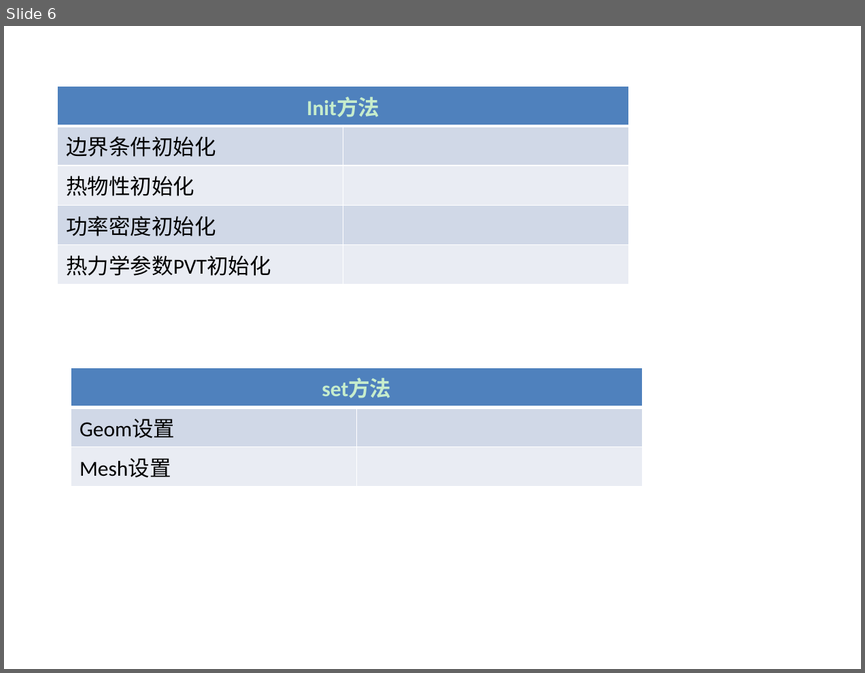
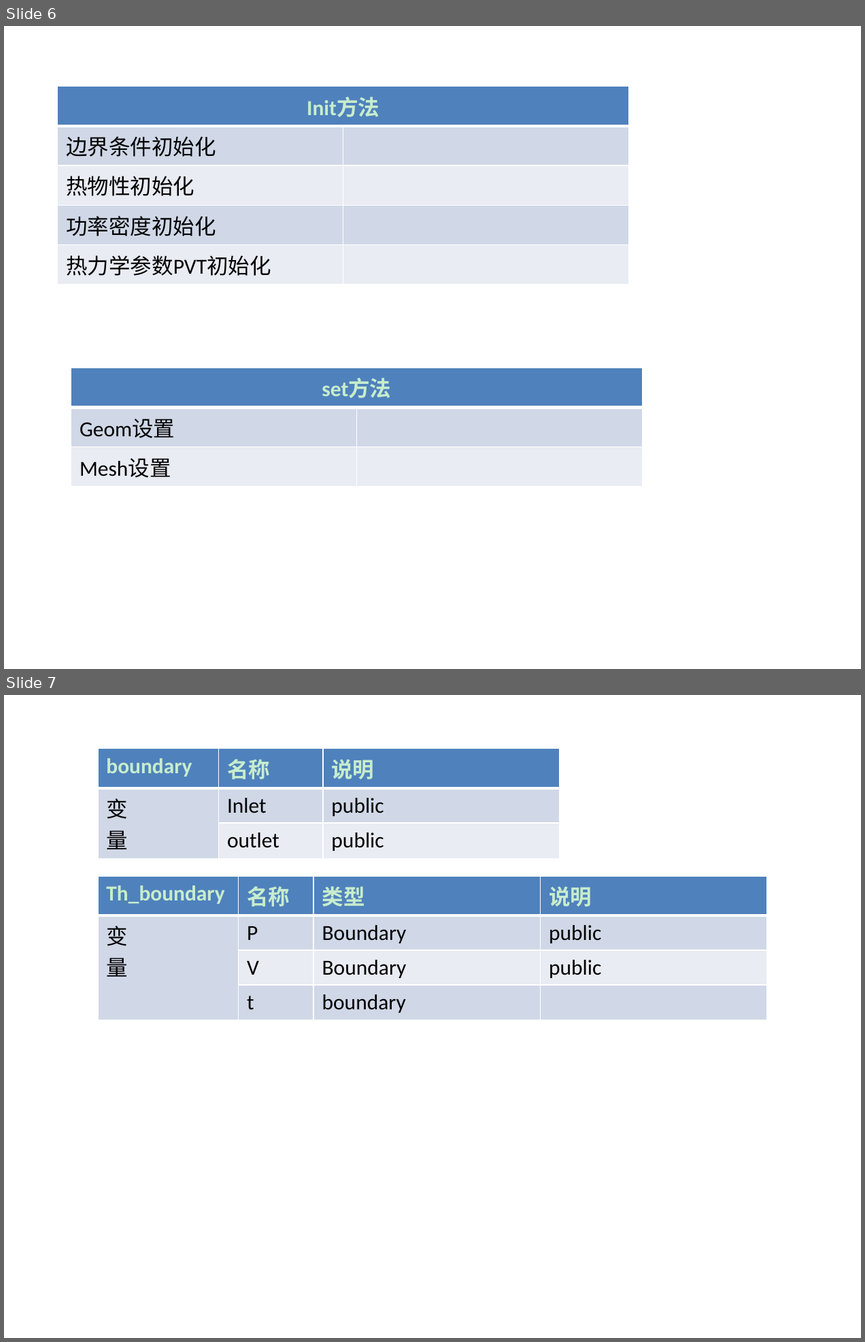
Before and after one commit to chenkangustc/assembly, a slide deck: assembly/debugassembly/book/程序框架.pptx. Shown one above the other, each under a label of ours: slide 6 before the commit, slides 6 and 7 after it. The pictures are 865x673 and 865x1342 pixels, drawn with LibreOffice and Linux fonts; fonts in the diff are those of the drawing. Boxes give left, top, right and bottom in pixels: in the first picture for what was removed or moved away, otherwise in the second. Text is boxed around its words. In the diff, an @@ line names an element or a change of style, - is before the commit and + after.

```diff
--- a/assembly/debugassembly/book/程序框架.pptx
+++ b/assembly/debugassembly/book/程序框架.pptx
@@ slide 7 added at (x1=4, y1=695, x2=861, y2=1338), background #C7EDCC @@
@@ table added at (x1=97, y1=748, x2=559, y2=853), 3 rows, 3 columns @@
+boundary | 名称 | 说明
+变 / 量 | Inlet | public
+ | outlet | public
@@ table added at (x1=97, y1=876, x2=768, y2=1015), 4 rows, 4 columns @@
+Th_boundary | 名称 | 类型 | 说明
+变 / 量 | P | Boundary | public
+ | V | Boundary | public
+ | t | boundary | 
```
Also in this commit, not shown: 1 other slide added, 49 other files.
